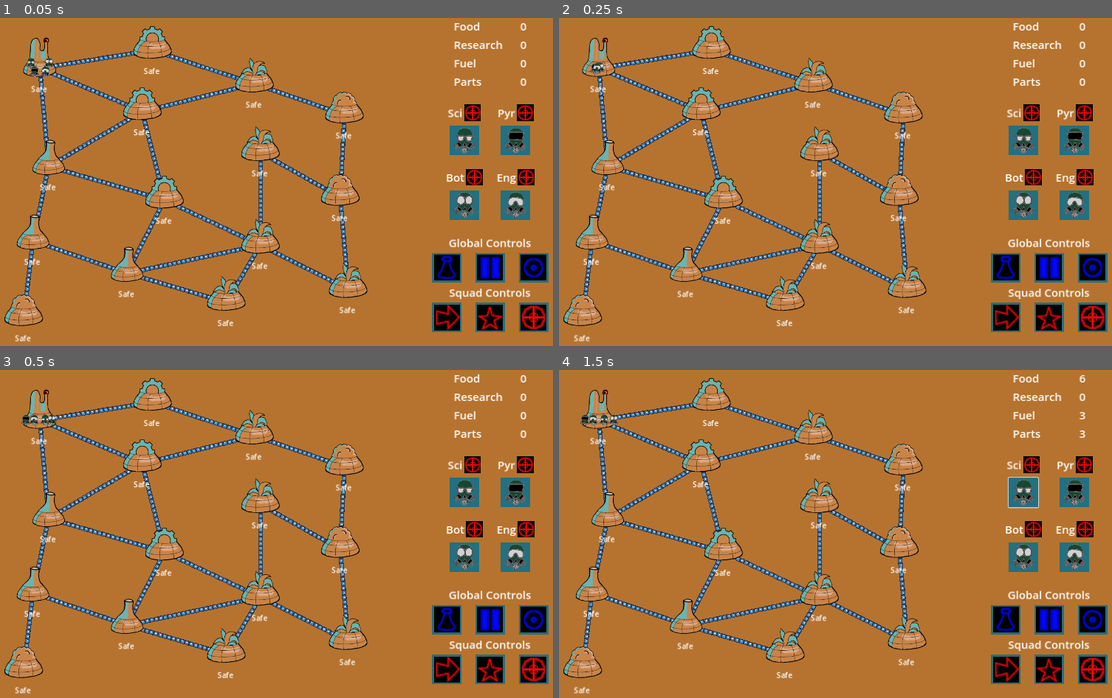
Above: before the commit, frames 1-4 (two rows, left to right).
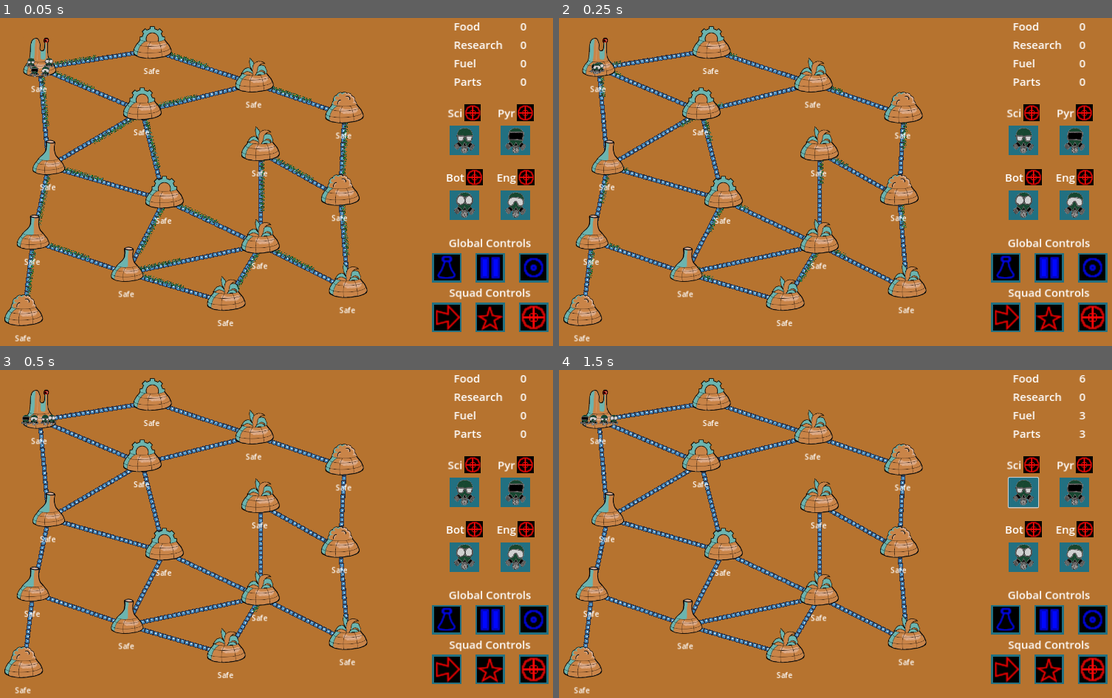
Above: after the commit, the same moments.

Repository: Aveli-games/contra-tentacula
Game: Godot game, scene res://main.tscn
Two runs of this game, one before a commit and one after it. Both use one fixed random seed, a clock stepped at 60 frames per second and the inputs below. The engine's default icon, where the game draws it, is replaced by a stand-in: a white triangle on a blue panel in a dark square.
Inputs (mouse positions are in pixels of both pictures, inside the frame that each line leads up to):
- Up to frame 1 (0.05 s): no input
- Up to frame 2 (0.25 s): no input
- Up to frame 3 (0.5 s): no input
- Up to frame 4 (1.5 s): click (1023, 491) at 0.52 s; click (1023, 491) at 1.27 s

The runs differ from the first frame. In frame 1, 1.3% of the frame differs, in the area x 4-64%, y 10-85%; in frame 2, 0.5%; in frame 3, less than 0.1%; in frame 4, nothing differs.

Commit message:
animate forward & backward progress

Diff:
--- a/autoloads/dome_connections.gd
+++ b/autoloads/dome_connections.gd
@@ -11,6 +11,7 @@
 
 func _process(delta):
 	for c in connections:
+		# increase progress if started
 		if c.infestation_progress > 0:
 			c.infestation_progress = min(1, c.infestation_progress + Globals.BASE_CONNECTOR_INFESTATION_RATE * delta)
 
--- a/connector_3line.gd
+++ b/connector_3line.gd
@@ -7,7 +7,7 @@
 var reverse_progress = 0
 
 const ADD_ANIMATION_SPEED = 1
-const REMOVE_ANIMATION_SPEED = 2 * ADD_ANIMATION_SPEED
+const REMOVE_ANIMATION_SPEED = 1.5 * ADD_ANIMATION_SPEED
 
 func _ready():
 	if not Engine.is_editor_hint():
@@ -24,10 +24,30 @@
 		set_reverse_progress(0.75)
 
 	# interpolate between progress and display length every tick, to smooth changes
+	# FORWARD
+	var forward_display_progress = _get_forward_display_progress()
+	var forward_diff = forward_progress - forward_display_progress
+
+	var forward_adjustment = 0
+	if forward_diff < 0:
+		forward_adjustment = max(forward_diff, - REMOVE_ANIMATION_SPEED * delta)
+	elif forward_diff > 0:
+		forward_adjustment = min(forward_diff, ADD_ANIMATION_SPEED * delta)
+	if forward_adjustment != 0:
+		_set_forward_length(forward_display_progress + forward_adjustment)
+
+	# REVERSE
 	var reverse_display_progress = _get_reverse_display_progress()
 	var reverse_diff = reverse_progress - reverse_display_progress
-	var reverse_adjustment = min(reverse_diff, REMOVE_ANIMATION_SPEED * delta)
-	_set_reverse_length(reverse_display_progress + reverse_adjustment)
+
+	var reverse_adjustment = 0
+	if reverse_diff < 0:
+		reverse_adjustment = max(reverse_diff, - REMOVE_ANIMATION_SPEED * delta)
+	elif reverse_diff > 0:
+		reverse_adjustment = min(reverse_diff, ADD_ANIMATION_SPEED * delta)
+	if reverse_adjustment != 0:
+		_set_reverse_length(reverse_display_progress + reverse_adjustment)
+
 
 func get_progress_line(percent: float, forward: bool):
 	var new_length = get_mainline_length() * percent
@@ -38,7 +58,6 @@
 
 	return [start_point, new_end_point]
 
-# TODO: make identical change for forward direction
 func set_reverse_progress(percent):
 	reverse_progress = percent
 
@@ -54,12 +73,18 @@
 	return reverse_length / mainline_length
 
 func set_forward_progress(percent):
+	forward_progress = percent
+
+func _get_forward_display_progress():
+	var mainline_length = get_mainline_length()
+	var forward_length = ($ForwardLine.points[1] - $ForwardLine.points[0]).length()
+	return forward_length / mainline_length
+
+func _set_forward_length(percent):
 	var perpendicular_vector = _get_perpendicular(get_mainline_vector())
-	var new_forward = get_progress_line(percent, true)
-
-	$ForwardLine.points[0] = new_forward[0] + perpendicular_vector
-	$ForwardLine.points[1] = new_forward[1] + perpendicular_vector
-
+	var new_backward = get_progress_line(percent, true)
+	$ForwardLine.points[0] = new_backward[0] + perpendicular_vector
+	$ForwardLine.points[1] = new_backward[1] + perpendicular_vector
 
 func get_mainline_vector():
 	return $MainLine.points[1] - $MainLine.points[0]
